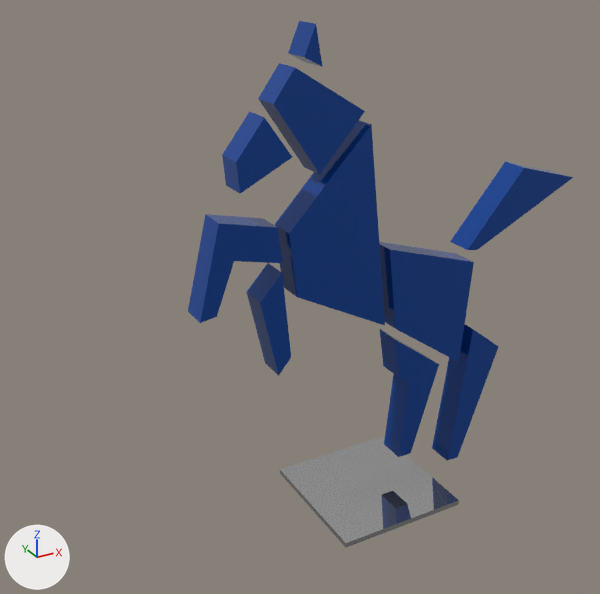
Two versions of the glTF model maschinenbau-pferd.glb, one commit apart.
Before and after are seen from a 50 mm camera at (-1.51, -2.21, 1.98) aimed at (0.04, 0.61, 0.57). The axes (+X, +Y, +Z) are drawn at lower left. The lights are the same throughout. Where no turn or scale is listed for an object, it has been applied to the vertices. Vertices at the same position are counted once.

In view in the first picture: 'B1', 'B10', 'B2', 'B3', 'B4', 'B5', 'B6', 'B7', 'B8', 'B9', 'Baseplate'.
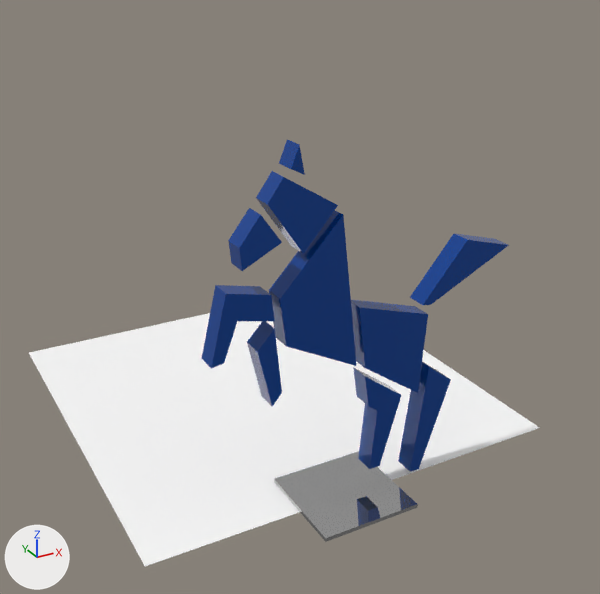
Location of each change, [x1, y1, x2, y2] in pixels of the pictures (600 x 594 px):
```json
{"object": "Template", "change": "added", "after": [29, 313, 540, 566]}
{"object": "B3", "change": "reshaped, moved, rescaled", "before": [275, 120, 385, 325], "after": [202, 139, 509, 542], "on screen": "177% wider, 96% taller"}
{"object": "Baseplate", "change": "deleted", "before": [280, 436, 459, 547]}
{"object": "B1", "change": "deleted", "before": [379, 242, 474, 362], "on screen": "blue"}
{"object": "B6", "change": "deleted", "before": [258, 63, 365, 174], "on screen": "blue"}
{"object": "B10", "change": "deleted", "before": [188, 214, 282, 323], "on screen": "blue"}
{"object": "B2", "change": "deleted", "before": [450, 162, 573, 250], "on screen": "blue"}
{"object": "B4", "change": "deleted", "before": [432, 325, 499, 461], "on screen": "blue"}
{"object": "B5", "change": "deleted", "before": [380, 329, 439, 457], "on screen": "blue"}
{"object": "B8", "change": "deleted", "before": [222, 111, 292, 193], "on screen": "blue"}
{"object": "B9", "change": "deleted", "before": [247, 263, 291, 376], "on screen": "blue"}
{"object": "B7", "change": "deleted", "before": [288, 21, 322, 67], "on screen": "blue"}
{"part": 1, "of": "me_plane_003", "change": "added", "after": [274, 451, 418, 542]}
{"part": 2, "of": "me_plane_003", "change": "added", "after": [202, 139, 509, 472], "on screen": "blue"}
```

Scene script edits in JSON lines:
```json
{"op": "add", "block": "mat_template_material", "code": ["mat_template_material = principled_material('Template Material')", "mat_template_material.base_color = (1.0, 1.0, 1.0)  # white #ffffff"]}
{"block": "me_plane_003", "where": "# used by ob_b3; location = (-0.485, 0.05, 1.224); rotation_euler = (1.571, 0.0, 0.0), in degrees (90, 0, 0)"}
{"op": "remove", "block": "me_plane_003", "code": "me_plane_003.from_pydata(...)  # 8 vertices, 12 faces; spans x 0.123..0.5, y -0.504..0.209, z 0.0..0.1"}
{"op": "add", "block": "me_plane_003", "code": "me_plane_003.from_pydata(...)  # 94 vertices, 144 faces; spans x -0.188..1.327, y -1.224..0.518, z -0.2..0.3"}
{"block": "me_plane_003", "change": "me_plane_003 part 1: a new loose piece, a box spanning x 0.235..0.735, y -1.224..-1.204, z -0.2..0.3, in mat_baseplate_material (light grey #c6c6c6)"}
{"block": "me_plane_003", "change": "me_plane_003 part 2"}
{"block": "me_plane_003", "change": "39 vertices are added at x -0.188..1.327, y -1.182..0.518, z 0.0"}
{"block": "me_plane_003", "change": "39 new vertices lie (0.0, 0.0, 0.1) away from vertices in x -0.188..1.327, y -1.182..0.518, z 0.0"}
{"block": "me_plane_003", "change": "120 new faces join them, mat_main_material (blue #004298)"}
{"op": "add", "block": "me_plane_003", "code": "me_plane_003.materials.append(mat_baseplate_material)  # light grey #c6c6c6"}
{"op": "add", "block": "me_plane", "code": ["me_plane = bpy.data.meshes.new('Plane')", "me_plane.from_pydata([(-0.9, -0.9, 0.0), (0.9, -0.9, 0.0), (-0.9, 0.9, 0.0), (0.9, 0.9, 0.0)], [], [(0, 1, 3), (0, 3, 2)])", "me_plane.materials.append(mat_template_material)  # white #ffffff"]}
{"op": "remove", "block": "ob_b1", "code": ["ob_b1 = bpy.data.objects.new('B1', me_plane_001)", "ob_b1.location = (0.214, 0.05, 0.771)"]}
{"op": "remove", "block": "ob_b2", "code": ["ob_b2 = bpy.data.objects.new('B2', me_plane_002)", "ob_b2.location = (0.862, 0.05, 1.438)"]}
{"op": "set", "path": "ob_b3.location", "old": "(-0.485, 0.05, 1.224)", "new": "(-0.485, 0.05, 0.98)"}
{"op": "set", "path": "ob_b3.scale", "old": "(1.0, 1.0, 1.0)", "new": "(0.8, 0.8, 0.8)"}
{"op": "remove", "block": "ob_b4", "code": ["ob_b4 = bpy.data.objects.new('B4', me_plane_004)", "ob_b4.location = (0.85, 0.05, 0.546)"]}
{"op": "remove", "block": "ob_b5", "code": ["ob_b5 = bpy.data.objects.new('B5', me_plane_005)", "ob_b5.location = (-1.458, 0.05, 0.631)"]}
{"op": "remove", "block": "ob_b6", "code": ["ob_b6 = bpy.data.objects.new('B6', me_plane_006)", "ob_b6.location = (-0.595, 0.05, 0.979)"]}
{"op": "remove", "block": "ob_b7", "code": ["ob_b7 = bpy.data.objects.new('B7', me_plane_007)", "ob_b7.location = (-1.541, 0.05, 0.817)"]}
{"op": "remove", "block": "ob_b8", "code": ["ob_b8 = bpy.data.objects.new('B8', me_plane_008)", "ob_b8.location = (-0.6, 0.05, 1.613)"]}
{"op": "remove", "block": "ob_b9", "code": ["ob_b9 = bpy.data.objects.new('B9', me_plane_009)", "ob_b9.location = (-0.607, 0.05, 0.937)"]}
{"op": "remove", "block": "ob_b10", "code": ["ob_b10 = bpy.data.objects.new('B10', me_plane_010)", "ob_b10.location = (-0.636, 0.05, 1.28)"]}
{"op": "remove", "block": "ob_baseplate", "code": ["ob_baseplate = bpy.data.objects.new('Baseplate', me_plane_011)", "ob_baseplate.location = (0.0, 0.0, 0.0)"]}
{"op": "add", "block": "ob_template", "code": ["ob_template = bpy.data.objects.new('Template', me_plane)", "ob_template.location = (0.0, 0.9, 0.0)"]}
```
